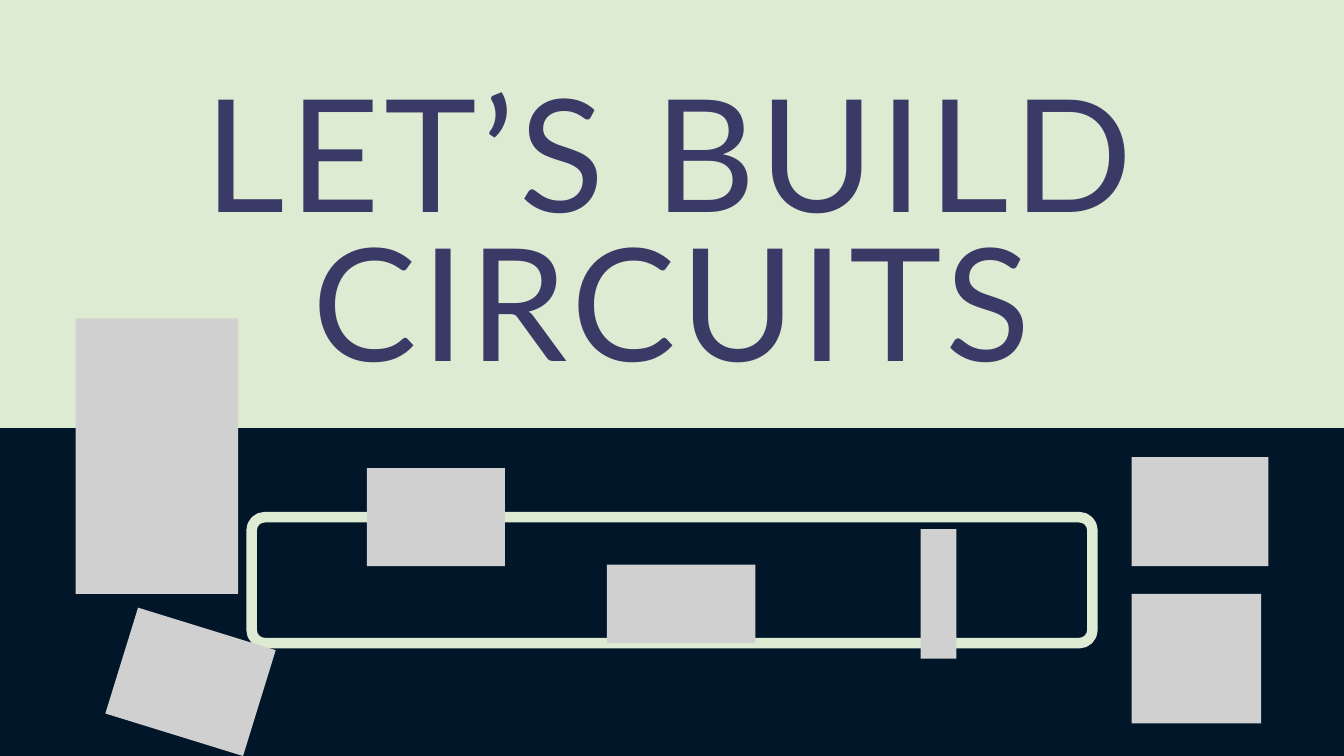
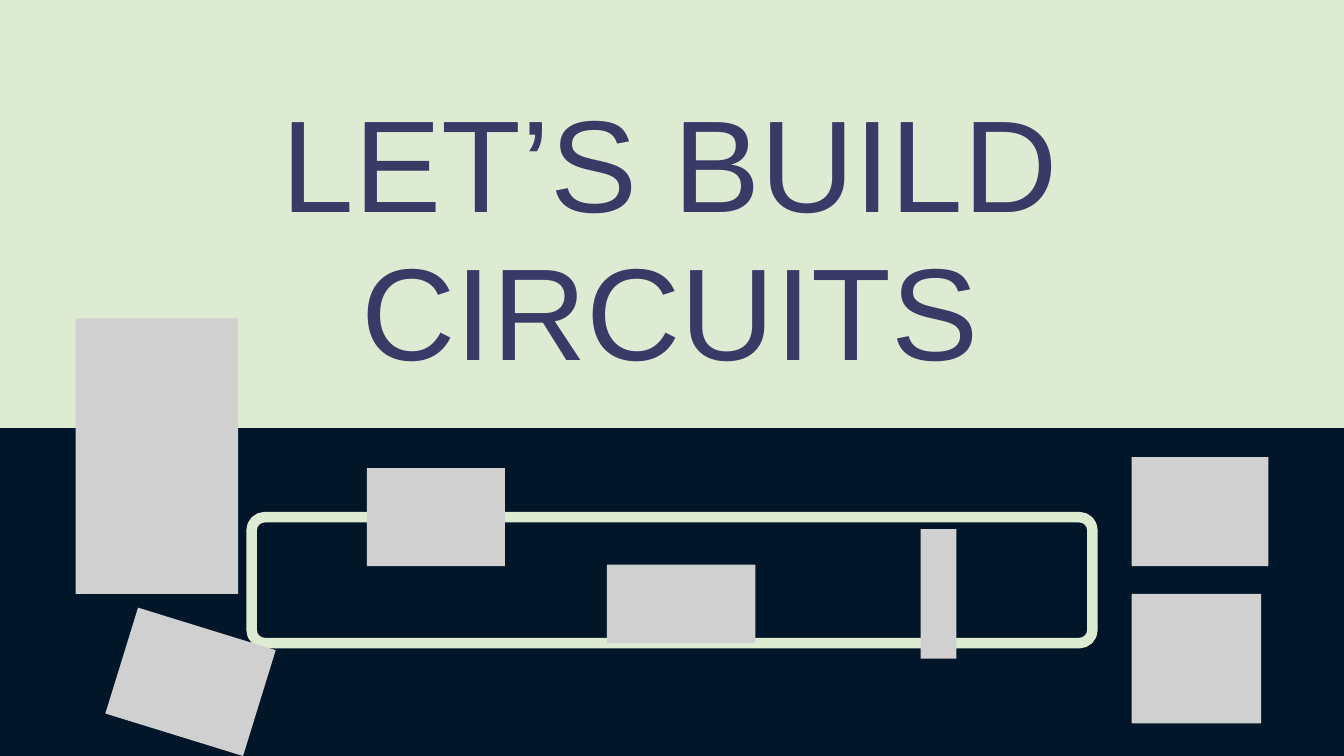
Before and after one commit to ChrysKoum/MeshDuino, a slide deck: slide 2 of MeshDuino.pptx. Drawn at 1344x756 pixels with LibreOffice and Linux fonts; fonts in the diff are those of the drawing; grey boxes stand for pictures. Boxes give left, top, right and bottom in pixels: in the first picture for what was removed or moved away, otherwise in the second. Text is boxed around its words. In the diff, an @@ line names an element or a change of style, - is before the commit and + after.

```diff
--- a/MeshDuino.pptx
+++ b/MeshDuino.pptx
@@ text "LET’S BUILD CIRCUITS" at (282,120,1058,362): size 168 to 140 pt, font Lato to Arial, letter spacing 5 to 0 pt; line spacing 159.6pt to 0.95 @@
```
Also in this commit, not shown: 11 other slides changed, 1 slide added, 4 other files.
